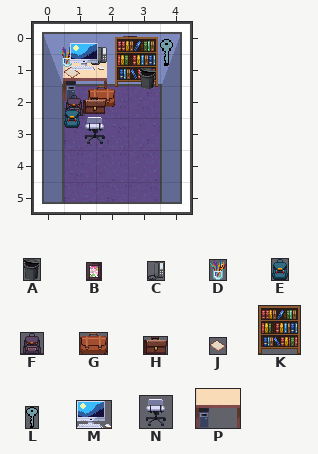
Tiled map (JSON), stored at public/break_escape/assets/rooms/small_office_room3_1x1gu.tmj. This is how it looked before the edit.
Cells are 32x32 px. Shown: x 0..4, y 0..5.
Key: from "objects": A 10 "bin2", B 57 "picture7", C 64 "phone5", D 86 "office-misc-pencils4", E 109 "bag24", F 115 "bag18", G 121 "suitcase8", H 138 "briefcase11", J 189 "notes1", K 224 "bookcase", L 243 "key", M 250 "pc5", N 281 "chair-white-2-rotate5"; from "tables": P 10 "desk2".
Objects are placed by their top-left corner, in cells (3,4 is the top-left corner of cell 3,4); size is 1x1 cell unless given.
Layers that did not change in this view are not listed.
Objects on layer "tables" before:
P "desk2" at 1,1.3 size 1.4x1.2
Objects on layer "items" before:
B "picture7" at 2.8,0.4 size 0.4x0.5
K "bookcase" at 2.6,0.5 size 1.3x1.6
N "chair-white-2-rotate5" at 1.5,2.9
Objects on layer "conditional_items" before:
C "phone5" at 1.9,0.8 size 0.5x0.6
L "key" at 4,0.5 size 0.4x0.8
J "notes1" at 1,1.3 size 0.5x0.5
A "bin2" at 3.4,1.4 size 0.5x0.7
G "suitcase8" at 1.7,2 size 0.8x0.7
H "briefcase11" at 1.6,2.3 size 0.7x0.5
F "bag18" at 1,2.3 size 0.7x0.7
E "bag24" at 1,2.7 size 0.5x0.7
Objects on layer "conditional_table_items" before:
D "office-misc-pencils4" at 0.8,0.8 size 0.5x0.6
M "pc5" at 1.2,0.6 size 1.1x0.8
After:
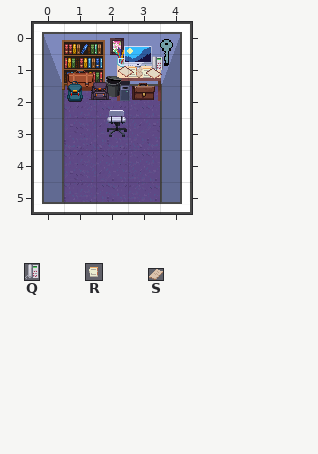
Further tiles: from "objects": Q 104 "phone4", R 190 "notes2", S 260 "notes3".
Diff:
Layer "tables":
changed: P "desk2" at 1,1.3 size 1.4x1.2 -> P "desk2" at 2.7,1.3 size 1.4x1.2
Layer "items":
changed: B "picture7" at 2.8,0.4 size 0.4x0.5 -> B "picture7" at 2.4,0.5 size 0.4x0.5
changed: K "bookcase" at 2.6,0.5 size 1.3x1.6 -> K "bookcase" at 1,0.6 size 1.3x1.6
changed: N "chair-white-2-rotate5" at 1.5,2.9 -> N "chair-white-2-rotate5" at 2.1,2.6
Layer "conditional_items":
changed: G "suitcase8" at 1.7,2 size 0.8x0.7 -> G "suitcase8" at 1.1,1.5 size 0.8x0.7
changed: A "bin2" at 3.4,1.4 size 0.5x0.7 -> A "bin2" at 2.3,1.7 size 0.5x0.7
changed: H "briefcase11" at 1.6,2.3 size 0.7x0.5 -> H "briefcase11" at 3.1,1.9 size 0.7x0.5
changed: F "bag18" at 1,2.3 size 0.7x0.7 -> F "bag18" at 1.8,1.8 size 0.7x0.7
changed: E "bag24" at 1,2.7 size 0.5x0.7 -> E "bag24" at 1.1,1.9 size 0.5x0.7
removed: C "phone5" at 1.9,0.8 size 0.5x0.6
removed: J "notes1" at 1,1.3 size 0.5x0.5
Layer "conditional_table_items":
changed: D "office-misc-pencils4" at 0.8,0.8 size 0.5x0.6 -> D "office-misc-pencils4" at 2.6,0.8 size 0.5x0.6
changed: M "pc5" at 1.2,0.6 size 1.1x0.8 -> M "pc5" at 2.9,0.8 size 1.1x0.8
added: Q "phone4" at 3.6,1.1 size 0.4x0.5
added: S "notes3" at 3.2,1.4 size 0.4x0.3
added: R "notes2" at 2.9,1.3 size 0.5x0.5
added: J "notes1" at 2.7,1.3 size 0.5x0.5
added: R "notes2" at 3.3,1.3 size 0.5x0.5
added: J "notes1" at 3.6,1.4 size 0.5x0.5
Boxes around the changes in both pictures, in picture pixels (x1, y1, x2, y2):
changed: (59, 36, 163, 144)
